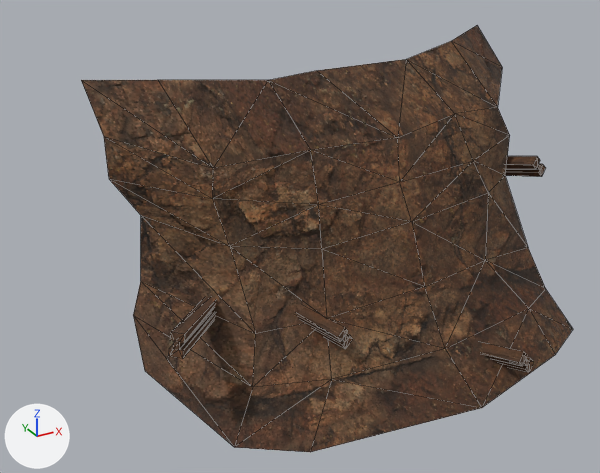
The glTF model assets/meshes/door_closed/door_closed.gltf: old version first, new version second.
Camera for both pictures: a 50 mm camera at (-5.28, -8.01, 5.24) aimed at (-0.77, 0.19, 1.14). Arrows for +X, +Y and +Z are at lower left; the lights stay in place. The picture after the commit comes second. Mesh edges are drawn as thin lines. Objects named as collision shapes, trigger or cutter boxes, shadow casters or lower levels of detail are left out. Where no turn or scale is listed for an object, it has been applied to the vertices. Vertices at exactly the same position are counted once.

Objects in the first picture: 'door_closed'.
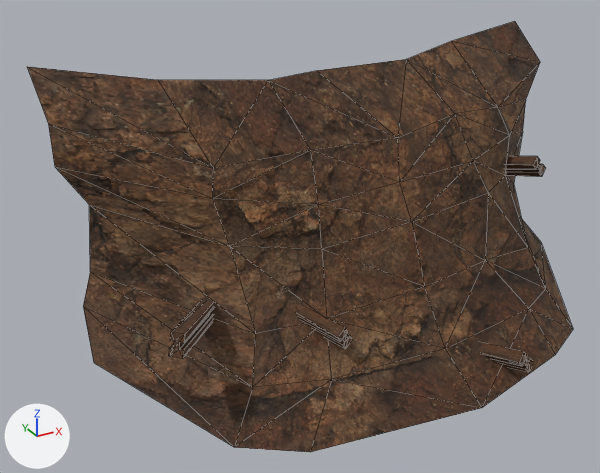
Commit message: fix door closed

Location of each change, (x1, y1, x2, y2) in pixels of the pictures (600 x 473 px; the box of a moved part takes in the faces that stretch with it):
```json
{"object": "door_closed", "change": "reshaped", "before": [81, 25, 573, 452], "after": [27, 21, 573, 452], "on screen": "11% wider"}
{"part": 1, "of": "me_door_closed", "change": "moved or reshaped", "before": [451, 25, 502, 107], "after": [451, 21, 572, 327]}
{"part": 2, "of": "me_door_closed", "change": "moved or reshaped", "before": [81, 80, 256, 447], "after": [27, 66, 256, 447]}
```

Edits to the scene script, one JSON object a line:
```json
{"block": "me_door_closed", "where": "# used by ob_door_closed; location = (0.0, 0.0, 0.0)"}
{"block": "me_door_closed", "where": "# before: 0 (2.92, 1.55, 3.2) at pixel (477, 25), 3 (2.71, 0.92, 1.69), 4 (2.7, 0.92, 2.17), 5 (2.92, 0.94, 2.7) at pixel (502, 67), 6 (2.74, 0.93, 0.4)"}
{"block": "me_door_closed", "where": "# before: 7 (2.64, 0.92, 0.87), 42 (2.92, 0.49, 0.0)"}
{"block": "me_door_closed", "where": "# before: 1 (-3.01, 1.12, 3.14) at pixel (81, 80), 10 (-2.73, 0.47, 0.89) at pixel (140, 281), 11 (-2.86, 0.44, 0.48) at pixel (133, 315), 17 (-2.97, 0.56, 2.64) at pixel (103, 136), 18 (-2.96, 0.56, 2.16) at pixel (108, 178)"}
{"block": "me_door_closed", "where": "# before: 19 (-2.64, 0.55, 1.66) at pixel (140, 215), 43 (-2.92, -0.01, -0.01) at pixel (144, 370)"}
{"op": "remove", "block": "me_door_closed", "code": "me_door_closed.from_pydata(...)  # 145 vertices, 248 faces; spans x -3.11..2.92, y -2.45..2.18, z -0.55..3.2"}
{"op": "add", "block": "me_door_closed", "code": "me_door_closed.from_pydata(...)  # 145 vertices, 248 faces; spans x -3.54..3.64, y -2.45..2.18, z -0.55..3.31"}
{"block": "me_door_closed", "change": "me_door_closed part 1"}
{"op": "add", "block": "me_door_closed", "code": "for i in [0, *range(3, 8), 42]: me_door_closed.vertices[i].co += Vector((0.72, 0.0, 0.0))"}
{"block": "me_door_closed", "change": "me_door_closed part 2"}
{"op": "add", "block": "me_door_closed", "code": "for i in [1, 10, 11, 17, 18, 19, 43]: me_door_closed.vertices[i].co += Vector((-0.53, 0.17, 0.17))"}
```
